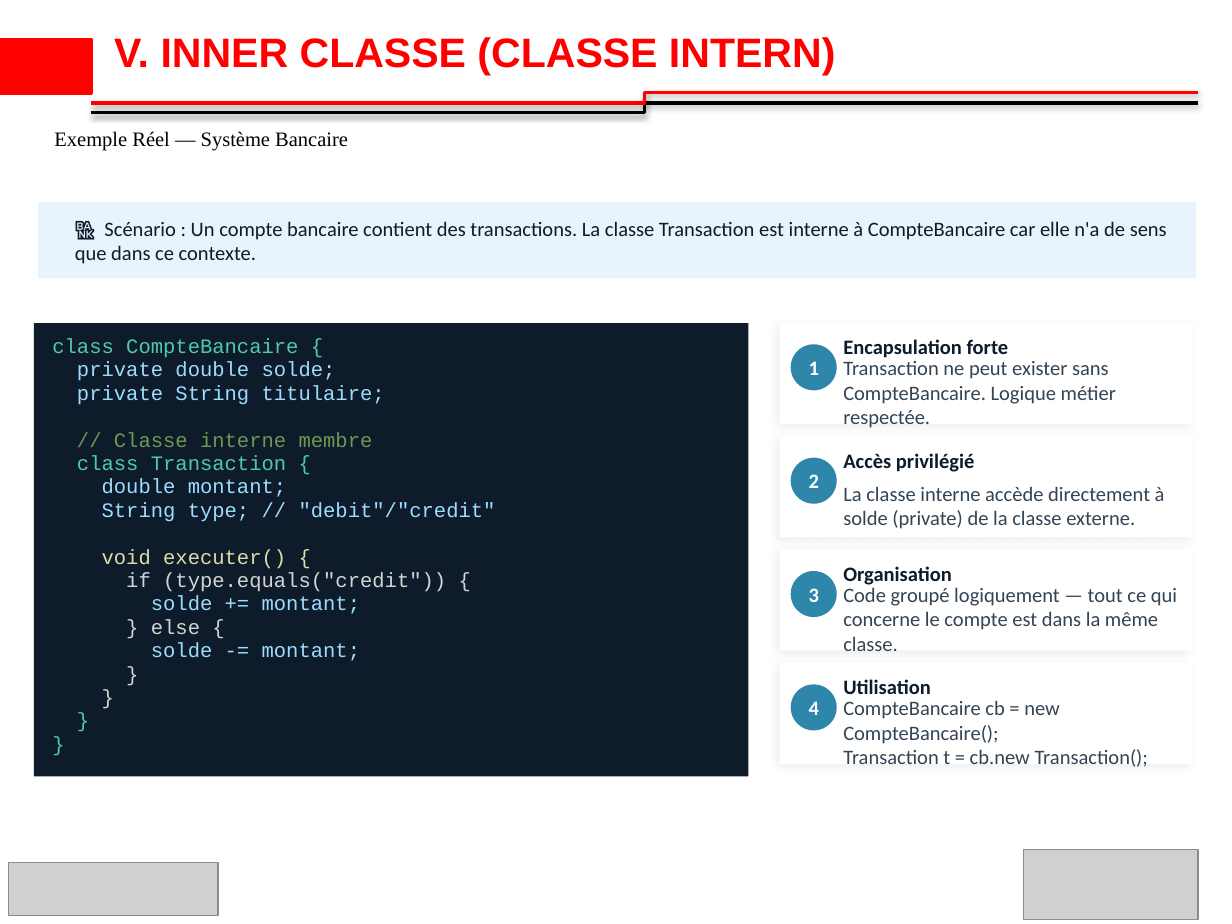
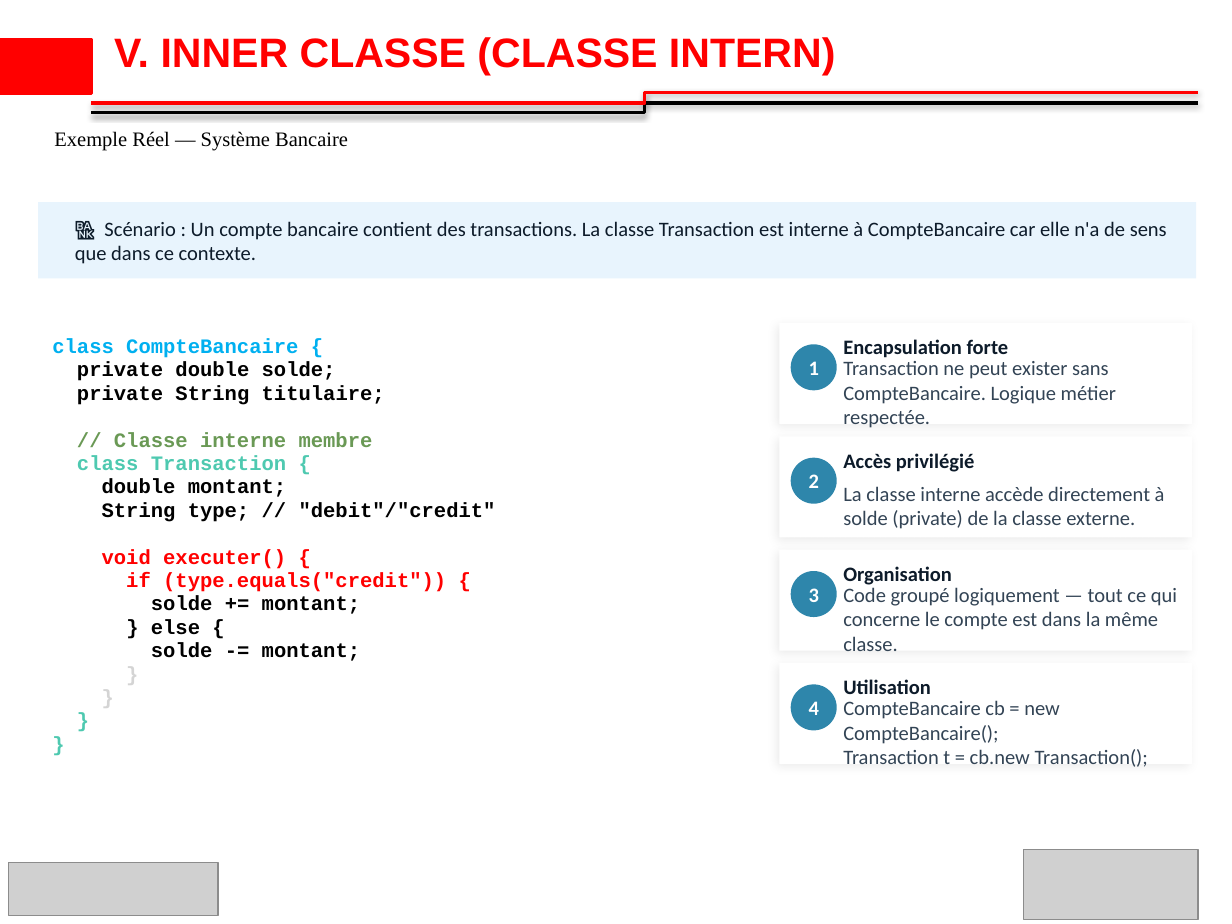
Before and after one commit to ibrahimsava/Osis-training-in-java, a slide deck: slide 19 of osis_presentation_Ibrahim_SAVADOGO_S3.pptx. Drawn at 1232x924 pixels with LibreOffice and Linux fonts; fonts in the diff are those of the drawing; grey boxes stand for pictures; background and template pictures are left out. Boxes give left, top, right and bottom in pixels: in the first picture for what was removed or moved away, otherwise in the second. Text is boxed around its words. In the diff, an @@ line names an element or a change of style, - is before the commit and + after.

```diff
--- a/osis_presentation_Ibrahim_SAVADOGO_S3.pptx
+++ b/osis_presentation_Ibrahim_SAVADOGO_S3.pptx
@@ rectangle at <box>34,323,749,776</box>: fill #0D1B2A to #FFFFFF @@
@@ text "class CompteBancaire {" at <box>52,338,298,358</box>: text colour #4EC9B0 to #00B0F0, bold on @@
@@ text "void executer() {" at <box>102,549,286,569</box>: text colour #DCDCAA to #FF0000, bold on @@
@@ text "if (type.equals("credit")) {" at <box>126,572,446,592</box>: text colour #D4D4D4 to #FF0000, bold on @@
@@ text "} else {" at <box>151,619,200,635</box>: text colour #D4D4D4 to #000000, bold on @@
@@ text colour #9CDCFE to #000000, bold on in 6 elements at <box>77,362,336,381</box>, <box>77,385,385,405</box>, <box>102,479,286,497</box>, <box>102,502,496,522</box>, <box>151,596,360,614</box>, <box>151,643,360,661</box> @@
@@ bold on in 6 elements at <box>114,432,373,447</box>, <box>77,455,286,470</box>, <box>53,660,731,685</box>, <box>53,684,731,708</box>, <box>53,707,731,732</box>, <box>53,731,731,755</box> @@
```
Also in this commit, not shown: 8 other slides changed.
